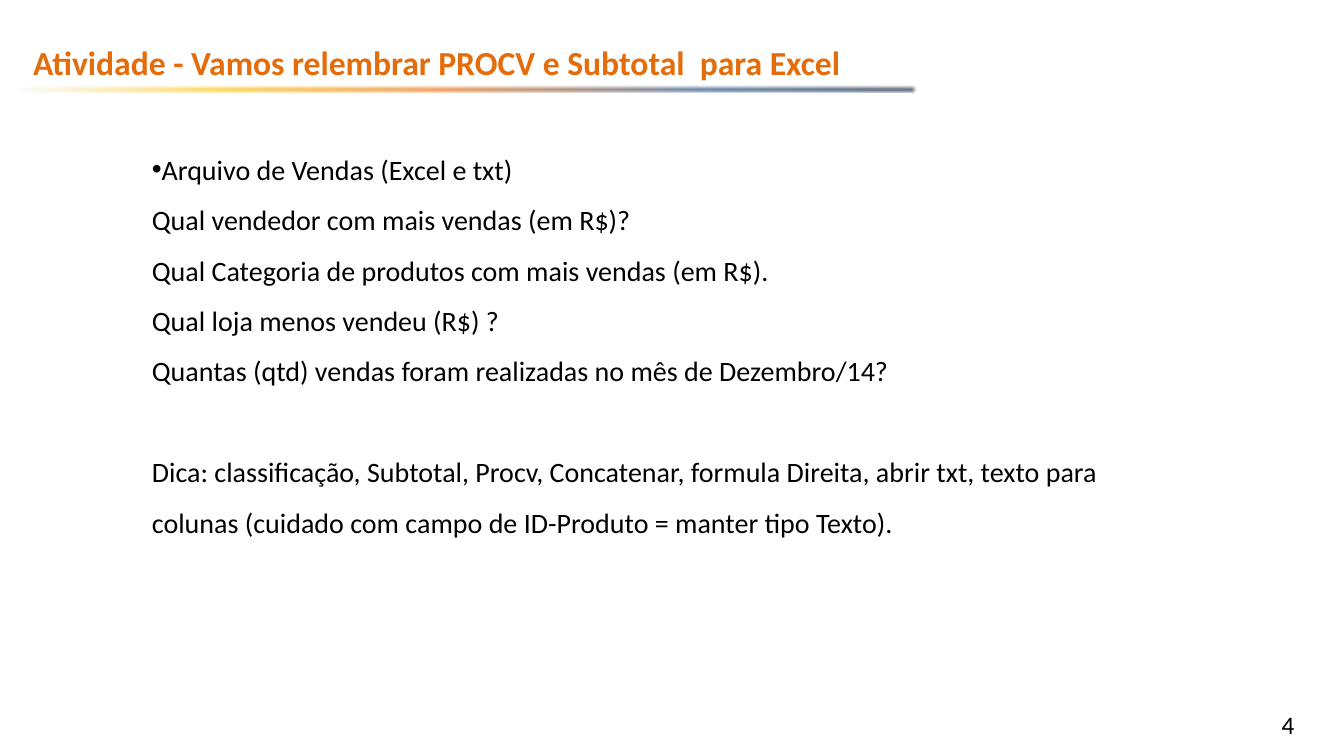
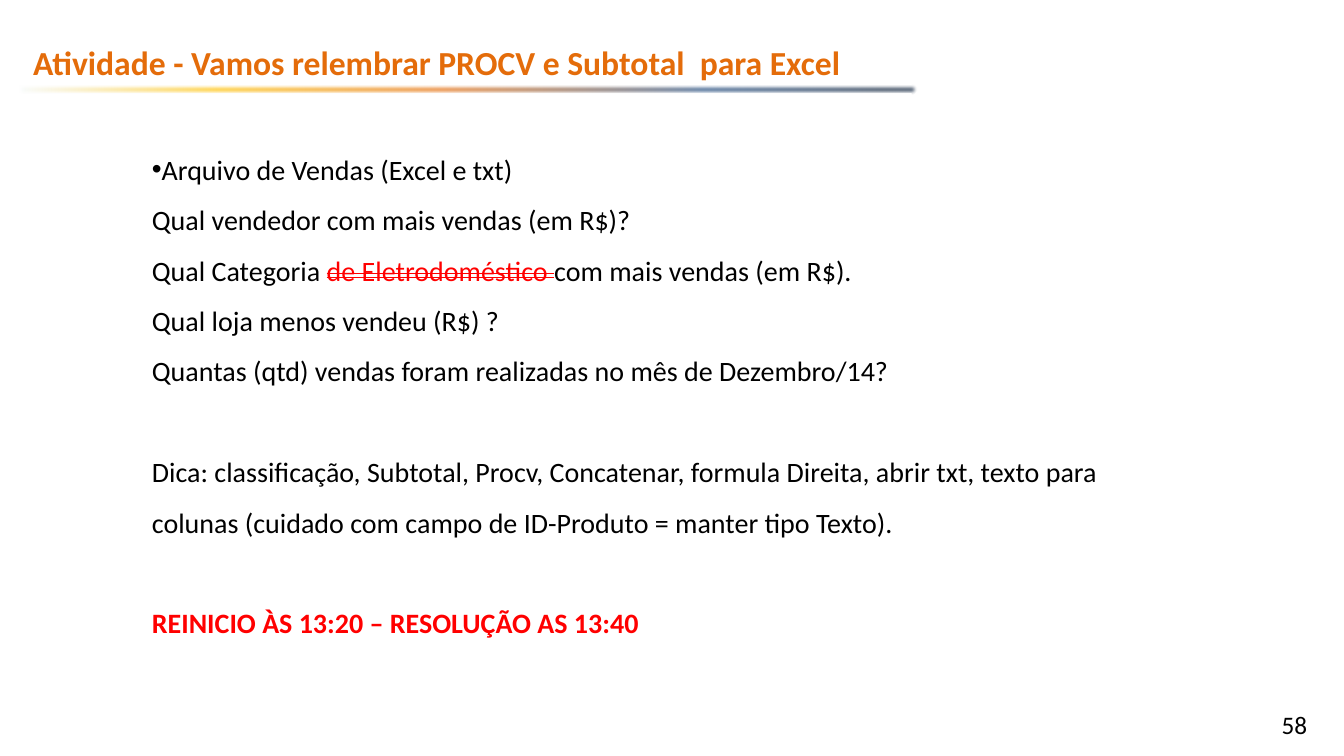
Before and after one commit to emerson-fenrir/Excel_Basico, a slide deck: slide 58 of Professor/Aula3.pptx (slide 4 before the commit). Drawn at 1344x756 pixels with LibreOffice and Linux fonts; fonts in the diff are those of the drawing; background and template pictures are left out. Boxes give left, top, right and bottom in pixels: in the first picture for what was removed or moved away, otherwise in the second. Text is boxed around its words. In the diff, an @@ line names an element or a change of style, - is before the commit and + after.

```diff
--- a/Professor/Aula3.pptx
+++ b/Professor/Aula3.pptx
@@ subtitle at (x1=152, y1=260, x2=852, y2=286): text changed @@
-Qual Categoria de produtos com mais vendas (em R$).
+Qual Categoria de Eletrodoméstico com mais vendas (em R$).
@@ subtitle at (x1=152, y1=610, x2=638, y2=638): paragraph added @@
+REINICIO ÀS 13:20 – RESOLUÇÃO AS 13:40
@@ page number at (x1=1282, y1=716, x2=1308, y2=735): text changed @@
-4
+58
```
Also in this commit, not shown: 5 other slides changed, 67 slides added, 1 other file.
